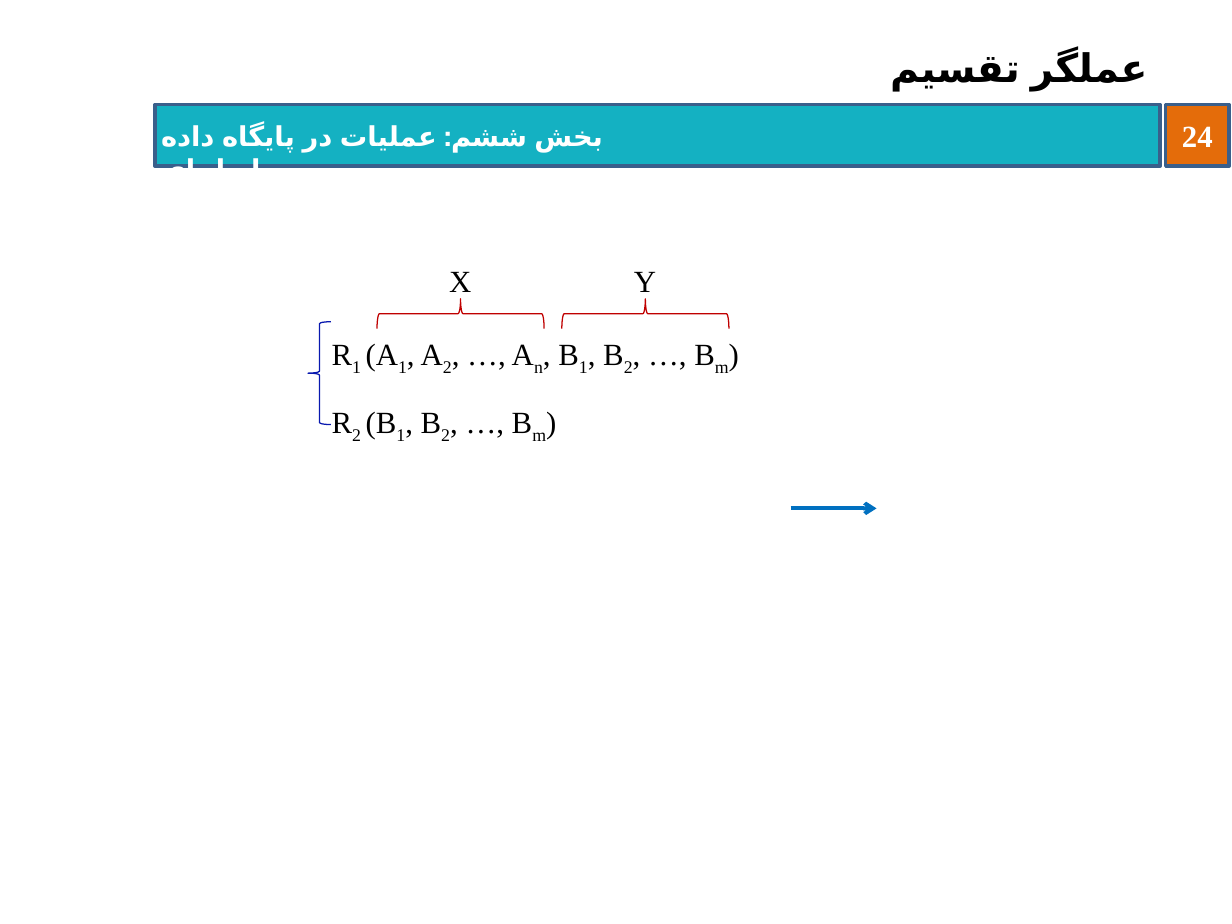
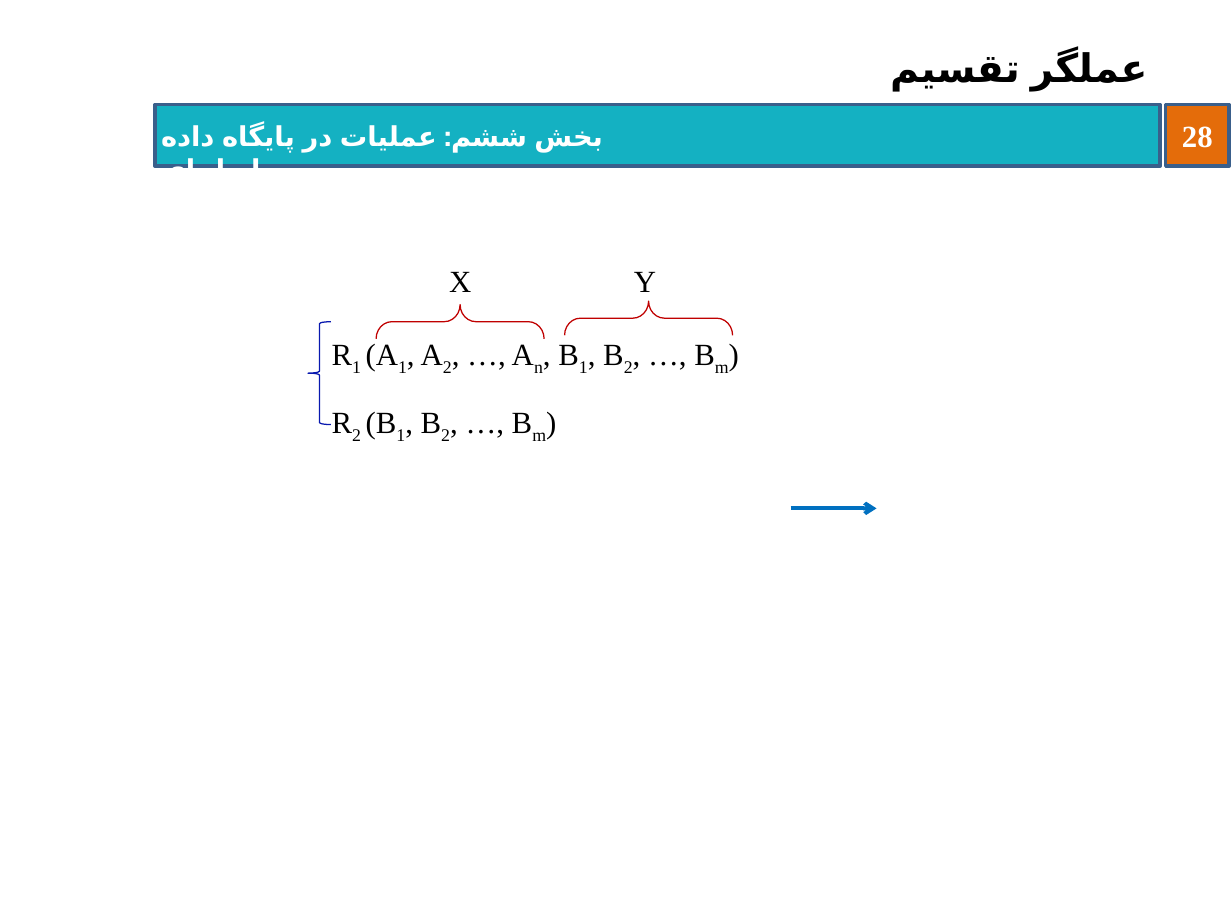
Before and after one commit to behnamhatami/DB-Slides, a slide deck: slide 28 of 6-DB-RDBOperations.pptx (slide 24 before the commit). Drawn at 1232x924 pixels with LibreOffice and Linux fonts; fonts in the diff are those of the drawing; grey boxes stand for pictures; background and template pictures are left out. Boxes give left, top, right and bottom in pixels: in the first picture for what was removed or moved away, otherwise in the second. Text is boxed around its words. In the diff, an @@ line names an element or a change of style, - is before the commit and + after.

```diff
--- a/6-DB-RDBOperations.pptx
+++ b/6-DB-RDBOperations.pptx
@@ page number at bbox=[1182, 126, 1213, 148]: text changed @@
-24
+28
@@ right brace: place and size @@
-right brace at bbox=[377, 299, 545, 329]
+right brace at bbox=[377, 304, 545, 339]
@@ right brace at bbox=[377, 304, 545, 339]: proportions changed @@
@@ right brace at bbox=[565, 301, 733, 335]: proportions changed @@
@@ right brace: place and size @@
-right brace at bbox=[562, 299, 729, 329]
+right brace at bbox=[565, 301, 733, 335]
```
Also in this commit, not shown: 17 other slides changed, 10 slides added, 1 slide removed.
